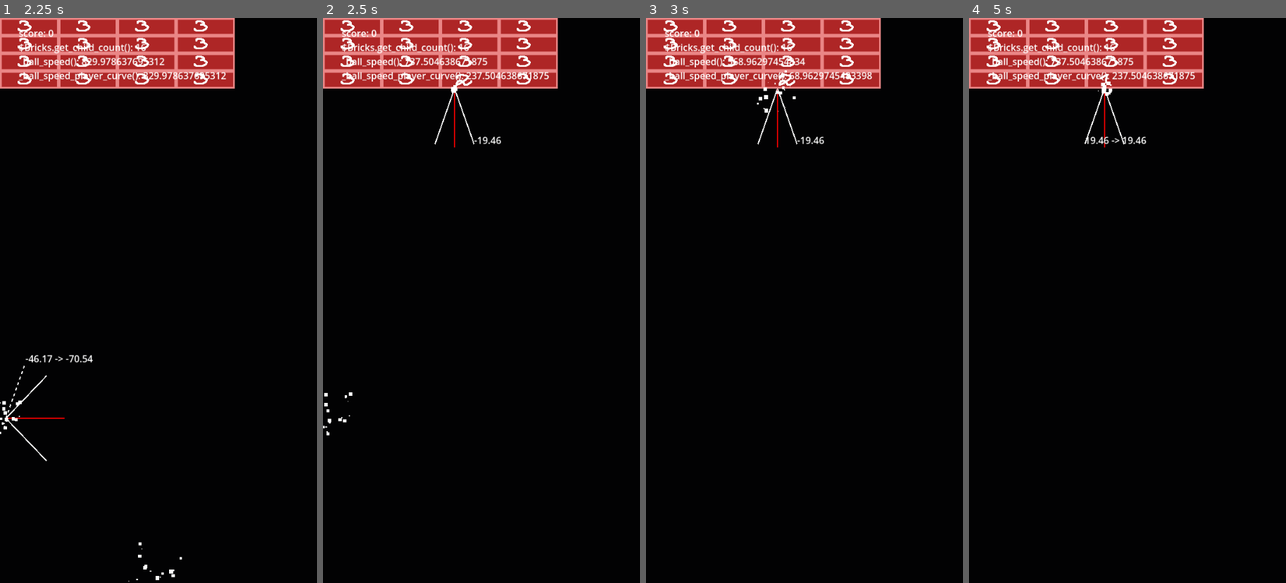
Above: before the commit, frames 1-4 (left to right).
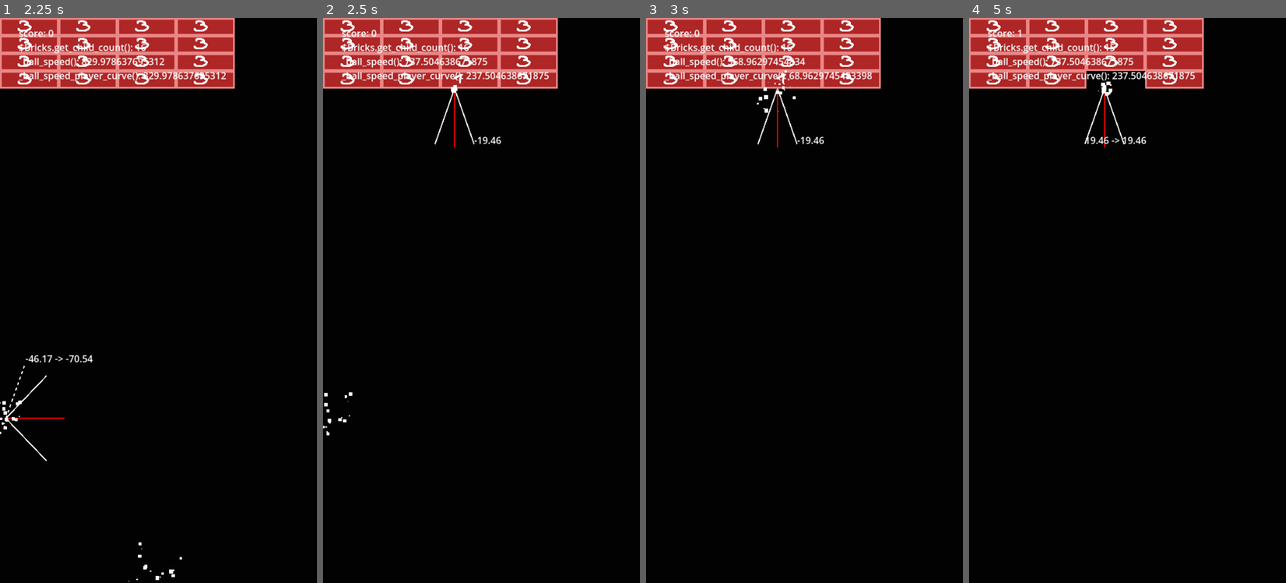
Above: after the commit, the same moments.

Repository: arunas-cesonis/pingpong2
Game: Godot game, scene res://main.tscn
Same seed, same stepped clock (60 frames per second), same inputs: the game is played once before the commit and once after it.
Inputs:
- Up to frame 1 (2.25 s): click "Play" at 0.5 s; tap Enter at 1.25 s; hold D (MoveRight) 1.28-2.03 s; hold A (MoveLeft) from 2.03 s (still down)
- Up to frame 2 (2.5 s): keep holding A (MoveLeft)
- Up to frame 3 (3 s): release A (MoveLeft) at 2.78 s; hold D (MoveRight) from 2.78 s (still down)
- Up to frame 4 (5 s): release D (MoveRight) at 4.28 s; hold A (MoveLeft) from 4.28 s (still down)

Frame 1 is identical in both runs. In frame 2, less than 0.1% of the frame differs, in the area x 41-48%, y 9-12%; in frame 3, less than 0.1%; in frame 4, 0.6%, in the area x 15-56%, y 2-13%.

Commit message:
Add sounds

Diff:
--- a/game.gd
+++ b/game.gd
@@ -13,6 +13,10 @@
 const Brick = preload("res://brick.gd")
 const BrickTscn = preload("res://brick.tscn")
 const RotatingBrick = preload("res://rotating_brick.gd")
+
+const CollisionSound = preload("res://collision.wav")
+const Collision2Sound = preload("res://collision2.wav")
+const DestroySound = preload("res://destroy.wav")
 
 @onready var player: AnimatableBody2D = $Player
 @onready var ball: AnimatableBody2D = $Ball
@@ -84,6 +88,9 @@
 		var bounce_angle_limit_min := 0.0
 		var bounce_angle_limit_max := 90.0
 		if collision.get_collider() == player:
+			$AudioStreamPlayer2D.stop()
+			$AudioStreamPlayer2D.stream = CollisionSound
+			$AudioStreamPlayer2D.play()
 			# Disables corner or side reflections from pad by overriding the normal
 			normal = Vector2.UP
 			var offset := player.position.x - collision.get_position().x
@@ -98,15 +105,25 @@
 
 		elif collision.get_collider() is Brick:
 			var brick := collision.get_collider() as Brick
-			if brick.apply_damage(1):
+			if brick.apply_damage(2):
+				$AudioStreamPlayer2D.stop()
+				$AudioStreamPlayer2D.stream = DestroySound
+				$AudioStreamPlayer2D.play()
 				score += 1
-				var new_brick: Brick = BrickTscn.instantiate()
-				new_brick.position = brick.position
-				new_brick.position.y -= 150.0
-				add_child(new_brick)
+				# var new_brick: Brick = BrickTscn.instantiate()
+				# new_brick.position = brick.position
+				# new_brick.position.y -= 150.0
+				# add_child(new_brick)
+			else:
+				$AudioStreamPlayer2D.stop()
+				$AudioStreamPlayer2D.stream = Collision2Sound
+				$AudioStreamPlayer2D.play()
 			bounce_angle_limit_min = brick_angle_limit_min
 			bounce_angle_limit_max = brick_angle_limit_max
 		else:
+			$AudioStreamPlayer2D.stop()
+			$AudioStreamPlayer2D.stream = CollisionSound
+			$AudioStreamPlayer2D.play()
 			bounce_angle_limit_min = wall_angle_limit_min
 			bounce_angle_limit_max = wall_angle_limit_max
 
--- a/game.tscn
+++ b/game.tscn
@@ -68,3 +68,5 @@
 
 [node name="Debug" type="Node2D" parent="."]
 script = ExtResource("3_xqd3c")
+
+[node name="AudioStreamPlayer2D" type="AudioStreamPlayer2D" parent="."]
--- a/project.godot
+++ b/project.godot
@@ -26,7 +26,7 @@
 
 [editor_plugins]
 
-enabled=PackedStringArray("res://addons/utils/plugin.cfg")
+enabled=PackedStringArray()
 
 [input]
 
Not shown, added: collision.wav.import
Not shown, added: collision2.wav.import
Not shown, added: destroy.wav.import
Not shown, added: collision.wav
Not shown, added: collision2.wav
Not shown, added: destroy.wav
